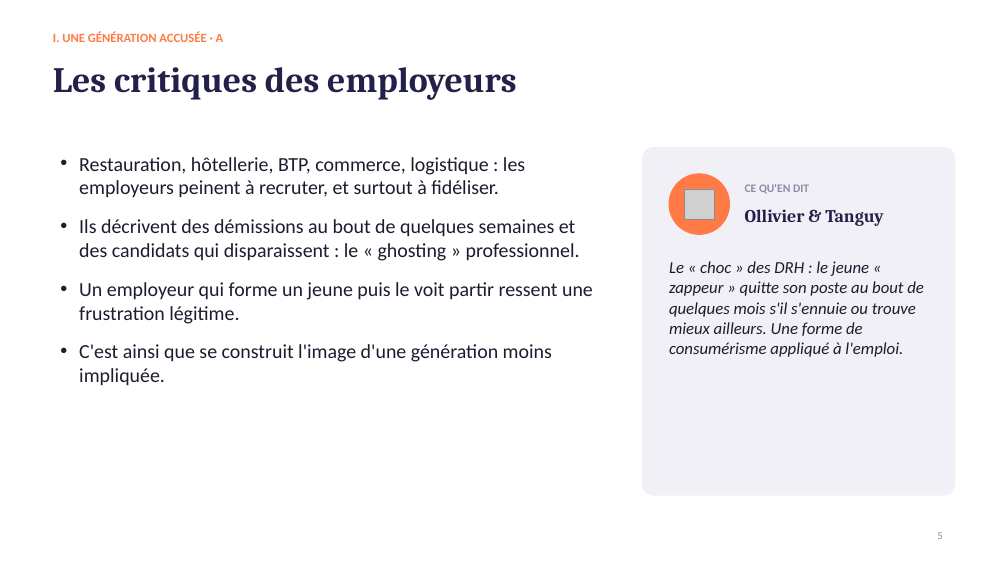
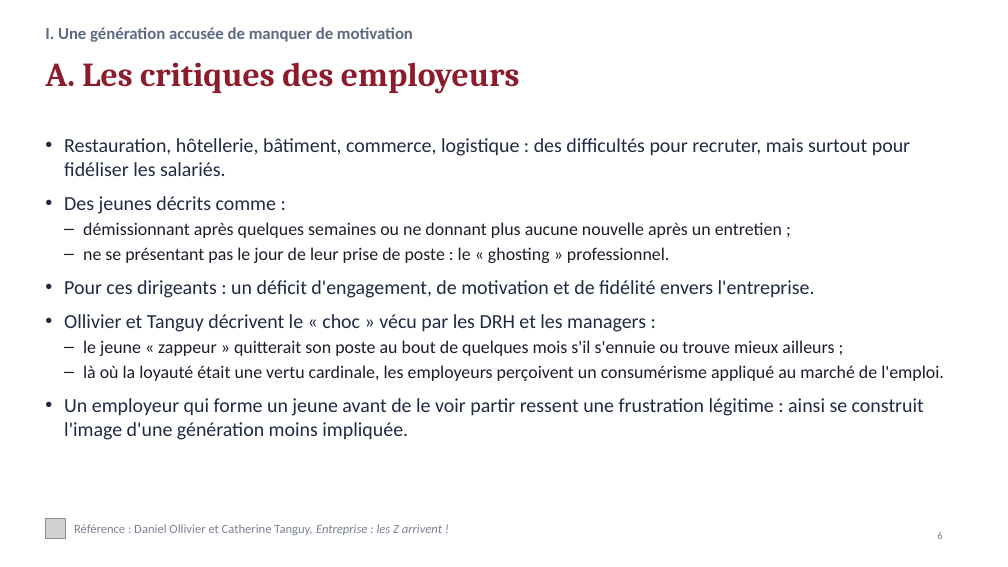
Before and after one commit to LibertadIA/main, a slide deck: slide 6 of Oral_Les_jeunes_et_le_travail.pptx (slide 5 before the commit). Drawn at 1008x567 pixels with LibreOffice and Linux fonts; fonts in the diff are those of the drawing; grey boxes stand for pictures. Boxes give left, top, right and bottom in pixels: in the first picture for what was removed or moved away, otherwise in the second. Text is boxed around its words. In the diff, an @@ line names an element or a change of style, - is before the commit and + after.

```diff
--- a/Oral_Les_jeunes_et_le_travail.pptx
+++ b/Oral_Les_jeunes_et_le_travail.pptx
@@ text at [45, 27, 413, 42]: text changed; size 12 to 16 pt; text colour #FF7A45 to #5B6B82 @@
-I. UNE GÉNÉRATION ACCUSÉE · A
+I. Une génération accusée de manquer de motivation
@@ title at [45, 62, 519, 94]: text changed; size 34 to 32 pt; text colour #23214A to #8C1C2B @@
-Les critiques des employeurs
+A. Les critiques des employeurs
@@ text added at [64, 138, 944, 440], 19 pt, text #1F2A44 @@
+• Restauration, hôtellerie, bâtiment, commerce, logistique : des difficultés pour recruter, mais surtout pour fidéliser les salariés.
+• Des jeunes décrits comme :
+  – démissionnant après quelques semaines ou ne donnant plus aucune nouvelle après un entretien ;
+  – ne se présentant pas le jour de leur prise de poste : le « ghosting » professionnel.
+• Pour ces dirigeants : un déficit d'engagement, de motivation et de fidélité envers l'entreprise.
+• Ollivier et Tanguy décrivent le « choc » vécu par les DRH et les managers :
+  – le jeune « zappeur » quitterait son poste au bout de quelques mois s'il s'ennuie ou trouve mieux ailleurs ;
+  – là où la loyauté était une vertu cardinale, les employeurs perçoivent un consumérisme appliqué au marché de l'emploi.
+• Un employeur qui forme un jeune avant de le voir partir ressent une frustration légitime : ainsi se construit l'image d'une génération moins impliquée.
@@ rounded rectangle removed at [643, 147, 955, 495] @@
@@ text removed at [79, 157, 593, 386] @@
-• Restauration, hôtellerie, BTP, commerce, logistique : les employeurs peinent à recruter, et surtout à fidéliser.
-• Ils décrivent des démissions au bout de quelques semaines et des candidats qui disparaissent : le « ghosting » professionnel.
-• Un employeur qui forme un jeune puis le voit partir ressent une frustration légitime.
-• C'est ainsi que se construit l'image d'une génération moins impliquée.
@@ ellipse removed at [669, 174, 730, 234] @@
@@ picture removed at [684, 189, 715, 219] @@
@@ text removed at [745, 184, 809, 194] @@
-CE QU'EN DIT
@@ text removed at [745, 209, 883, 226] @@
-Ollivier & Tanguy
@@ text removed at [669, 261, 924, 357] @@
-Le « choc » des DRH : le jeune « zappeur » quitte son poste au bout de quelques mois s'il s'ennuie ou trouve mieux ailleurs. Une forme de consumérisme appliqué à l'emploi.
@@ picture added at [45, 519, 65, 538] @@
@@ text added at [74, 524, 442, 535], 12 pt, text #7A8193 @@
+Référence : Daniel Ollivier et Catherine Tanguy, Entreprise : les Z arrivent !
@@ page number at [937, 532, 942, 539]: text changed; text colour #8D8BA7 to #7A8193 @@
-5
+6
```
Also in this commit, not shown: 9 other slides changed, 9 slides added, 6 slides removed.
